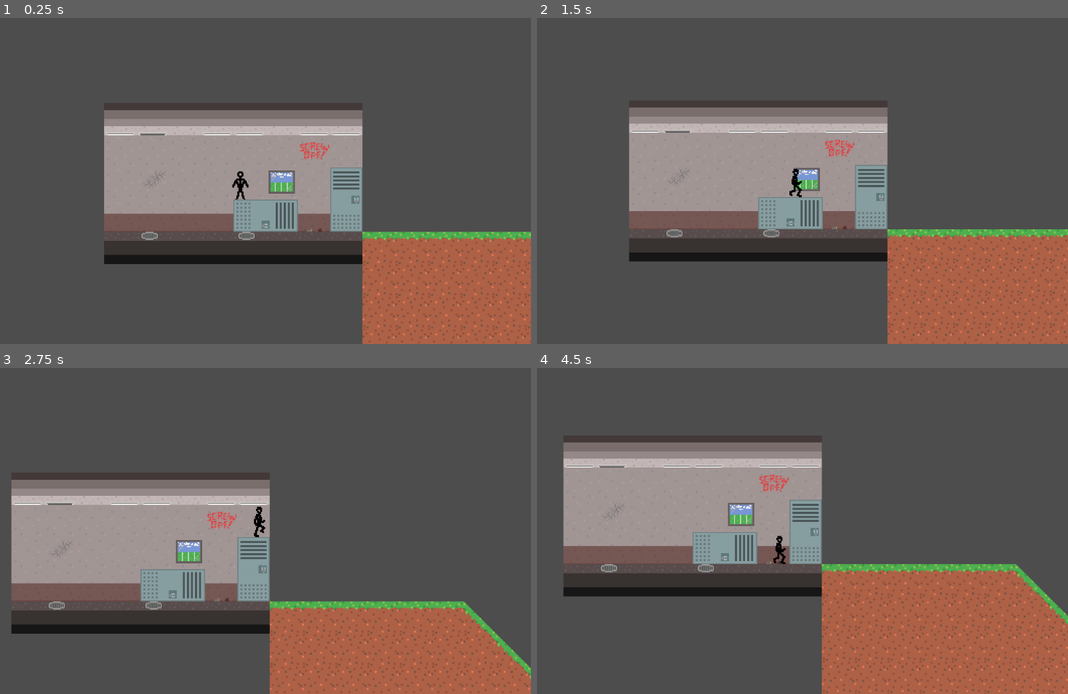
Above: before the commit, frames 1-4 (two rows, left to right).
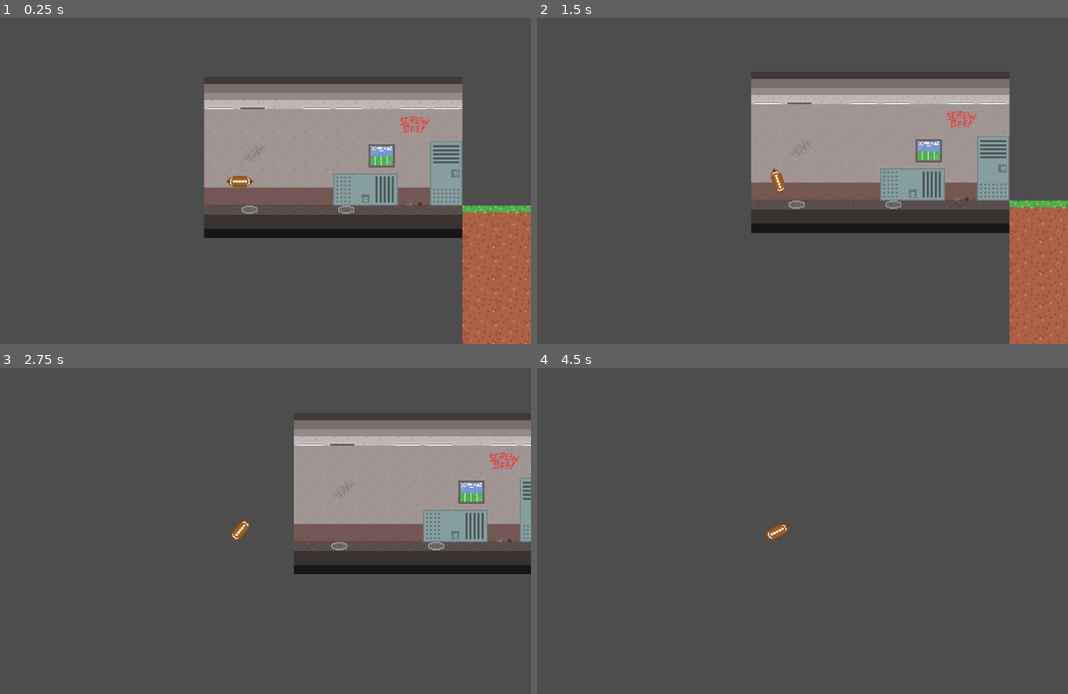
Above: after the commit, the same moments.

Repository: LDGamingExpress/Ball-Game
Game: Godot game, scene res://Level1.tscn
Same seed, same stepped clock (60 frames per second), same inputs: the game is played once before the commit and once after it. Before the commit the project has no main scene; this scene is started directly in both runs.
Inputs (mouse positions are in pixels of both pictures, inside the frame that each line leads up to):
- Up to frame 1 (0.25 s): no input
- Up to frame 2 (1.5 s): click (775, 181) at 0.52 s; tap Enter at 1.25 s; move the mouse to (903, 164) at 1.27 s; hold D (Right) from 1.28 s (still down)
- Up to frame 3 (2.75 s): keep holding D (Right); tap W (Jump) at 1.52, 2.27 s; move the mouse to (122, 547) at 2.02 s
- Up to frame 4 (4.5 s): move the mouse to (834, 459) at 2.77 s; release D (Right) at 2.78 s; hold A (Left) 2.78-3.53 s; move the mouse to (749, 596) at 3.52 s; hold D (Right) from 3.53 s (still down); tap W (Jump) at 3.77 s; move the mouse to (951, 579) at 4.27 s

The runs differ from the first frame. In frame 1, 36% of the frame differs, in the area x 19-100%, y 20-100%; in frame 2, 40%; in frame 3, 54%, in the area x 2-100%, y 16-100%; in frame 4, 39%.

Commit message:
Added the ball movement

Diff:
--- /dev/null
+++ b/Ball Game/Ball.tscn
@@ -0,0 +1,56 @@
+[gd_scene load_steps=7 format=3 uid="uid://btydu2e6jwv4e"]
+
+[ext_resource type="Script" uid="uid://cayjgrj31uwbh" path="res://BallMovementScript.gd" id="1_3tj6u"]
+[ext_resource type="Texture2D" uid="uid://3mj8kov5dshj" path="res://Textures/BallGameSpriteSheet.png" id="2_sr3km"]
+[ext_resource type="Texture2D" uid="uid://yvy6k5h64821" path="res://Textures/Line.png" id="3_oly7h"]
+
+[sub_resource type="AtlasTexture" id="AtlasTexture_525q5"]
+atlas = ExtResource("2_sr3km")
+region = Rect2(0, 32, 32, 32)
+
+[sub_resource type="SpriteFrames" id="SpriteFrames_pmjjh"]
+animations = [{
+"frames": [{
+"duration": 1.0,
+"texture": SubResource("AtlasTexture_525q5")
+}],
+"loop": true,
+"name": &"default",
+"speed": 5.0
+}]
+
+[sub_resource type="CapsuleShape2D" id="CapsuleShape2D_5pc7e"]
+radius = 5.0
+height = 26.0
+
+[node name="Ball" type="RigidBody2D" node_paths=PackedStringArray("line")]
+gravity_scale = 15.0
+script = ExtResource("1_3tj6u")
+offsetMultiplier = Vector2(1, 1)
+line = NodePath("Line2D")
+
+[node name="AnimatedSprite2D" type="AnimatedSprite2D" parent="."]
+sprite_frames = SubResource("SpriteFrames_pmjjh")
+
+[node name="CollisionShape2D" type="CollisionShape2D" parent="."]
+rotation = 1.5708
+shape = SubResource("CapsuleShape2D_5pc7e")
+
+[node name="Camera2D" type="Camera2D" parent="."]
+zoom = Vector2(2, 2)
+
+[node name="Button" type="Button" parent="."]
+self_modulate = Color(1, 1, 1, 0)
+offset_left = -13.0
+offset_top = -5.0
+offset_right = 13.0
+offset_bottom = 5.0
+
+[node name="Line2D" type="Line2D" parent="."]
+texture_repeat = 2
+width = 5.0
+texture = ExtResource("3_oly7h")
+texture_mode = 1
+
+[connection signal="button_down" from="Button" to="." method="_on_button_button_down"]
+[connection signal="button_up" from="Button" to="." method="_on_button_button_up"]
--- /dev/null
+++ b/Ball Game/BallMovementScript.gd
@@ -0,0 +1,46 @@
+extends RigidBody2D
+#I dont understand a thing
+
+#Used for launching the ball
+var buttonPressed = false
+var offset = Vector2(0, 0)
+@export var offsetMultiplier: Vector2
+
+#Trajectory line
+@export var line: Line2D
+
+
+func _on_button_button_down() -> void:
+	buttonPressed = true
+	offset = Vector2(100, 0)
+	line.show()
+
+func _on_button_button_up() -> void:
+	buttonPressed = false
+	offset = get_global_mouse_position() - global_position
+	line.hide()
+
+
+func updateTrajectory(currOffset: Vector2, delta: float):
+	var maxPoints = 100
+
+	line.global_rotation = 0
+	line.clear_points()
+	var pos = line.to_local(global_position)
+
+	for i in maxPoints:
+		line.add_point(pos)
+		currOffset.y -= gravity_scale * delta * 10
+		pos += -currOffset * delta
+
+
+func _physics_process(delta: float) -> void:
+	#Ball gets launched only once
+	if offset.x != 100 and buttonPressed == false:
+		linear_velocity += -offset * offsetMultiplier
+		angular_velocity = -offset.x / 5
+		offset = Vector2(100, 0)
+
+	elif buttonPressed == true:
+		var currOffset = get_global_mouse_position() - global_position
+		updateTrajectory(currOffset * offsetMultiplier, delta)
--- a/Ball Game/Level1.tscn
+++ b/Ball Game/Level1.tscn
@@ -3,9 +3,9 @@
 [ext_resource type="Texture2D" uid="uid://b1w3h1cib8pry" path="res://Textures/DemoSpritesheet.png" id="1_kyxg0"]
 [ext_resource type="Texture2D" uid="uid://3mj8kov5dshj" path="res://Textures/BallGameSpriteSheet.png" id="1_lmyl5"]
 [ext_resource type="PackedScene" uid="uid://ceieli3g3qsha" path="res://Coin.tscn" id="2_dn5ey"]
-[ext_resource type="PackedScene" uid="uid://dwcqffjlydpcb" path="res://Player.tscn" id="2_mc20k"]
 [ext_resource type="PackedScene" uid="uid://cndrjy88677my" path="res://Goal.tscn" id="3_lmyl5"]
 [ext_resource type="PackedScene" uid="uid://djtht1dbyx8gp" path="res://Obstacle.tscn" id="4_mlbie"]
+[ext_resource type="PackedScene" uid="uid://btydu2e6jwv4e" path="res://Ball.tscn" id="7_mlbie"]
 
 [sub_resource type="TileSetAtlasSource" id="TileSetAtlasSource_mlbie"]
 texture = ExtResource("1_lmyl5")
@@ -123,5 +123,5 @@
 tile_map_data = PackedByteArray("AAAAAAIAAAABAAYAAAABAAIAAAACAAYAAAACAAIAAAABAAYAAAADAAIAAAABAAYAAAAEAAIAAAACAAYAAAAFAA …(2432 unchanged characters)…
 tile_set = SubResource("TileSet_cove1")
 
-[node name="Player" parent="." instance=ExtResource("2_mc20k")]
-position = Vector2(135, 10)
+[node name="Ball" parent="." instance=ExtResource("7_mlbie")]
+position = Vector2(36, 35)
--- a/Ball Game/project.godot
+++ b/Ball Game/project.godot
@@ -11,6 +11,7 @@
 [application]
 
 config/name="Ball Game"
+run/main_scene="uid://ckl76bm1rpi5u"
 config/features=PackedStringArray("4.4", "Forward Plus")
 config/icon="res://icon.svg"
 
Not shown, added: Ball Game/BallMovementScript.gd.uid
Binary file added: Ball Game/Textures/Line.png
Not shown, added: Ball Game/Textures/Line.png.import
